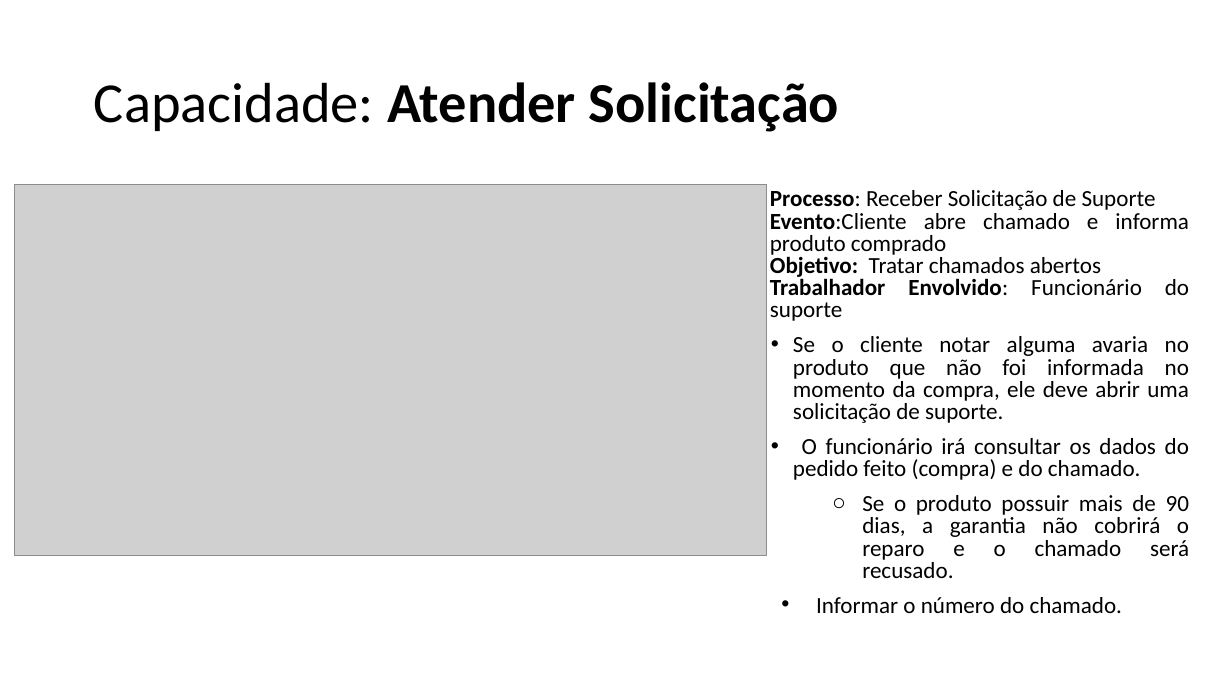
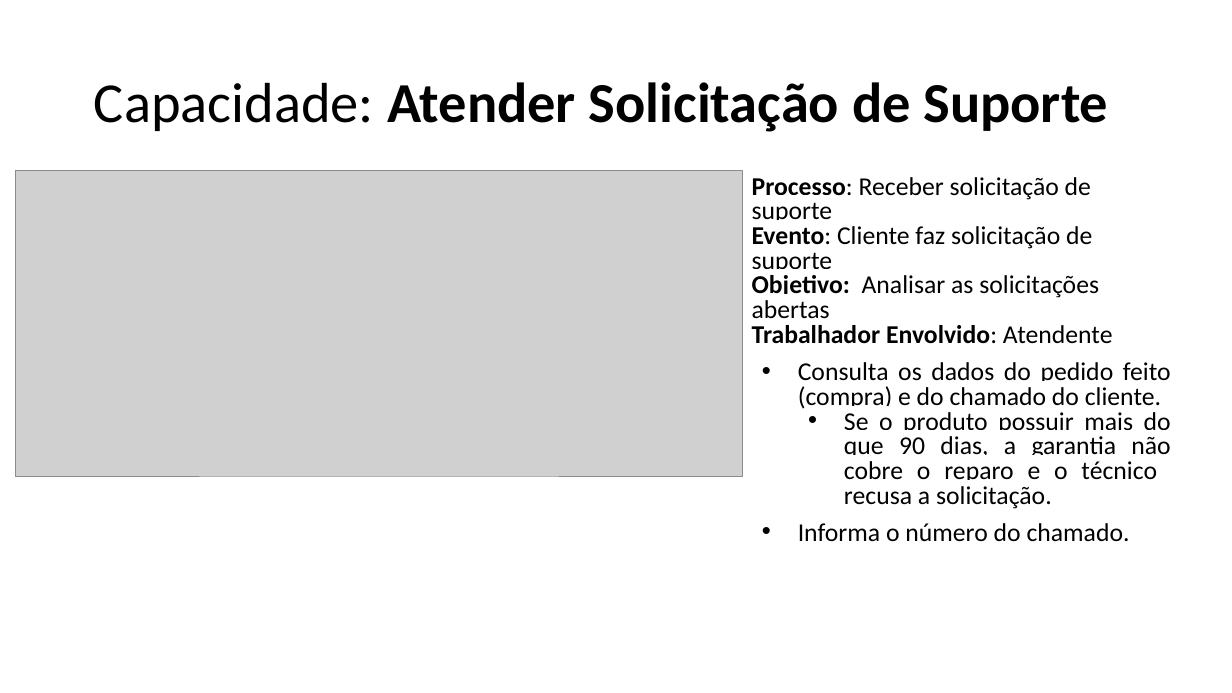
Before and after one commit to emersonsoaresdasilva/projeto-ope, a slide deck: slide 10 of 18-Descrição dos Processos de Negócio.pptx (slide 13 before the commit). Drawn at 1232x693 pixels with LibreOffice and Linux fonts; fonts in the diff are those of the drawing; grey boxes stand for pictures. Boxes give left, top, right and bottom in pixels: in the first picture for what was removed or moved away, otherwise in the second. Text is boxed around its words. In the diff, an @@ line names an element or a change of style, - is before the commit and + after.

```diff
--- a/18-Descrição dos Processos de Negócio.pptx
+++ b/18-Descrição dos Processos de Negócio.pptx
@@ title at (x1=94, y1=82, x2=1108, y2=132): text changed @@
-Capacidade: Atender Solicitação
+Capacidade: Atender Solicitação de Suporte
@@ picture resized from (x1=15, y1=185, x2=767, y2=556) to (x1=16, y1=171, x2=743, y2=476) @@
@@ text at (x1=752, y1=177, x2=1171, y2=542): text changed; size 18 to 20 pt @@
-Processo: Receber Solicitação de Suporte
-Evento:Cliente abre chamado e informa produto comprado
-Objetivo: Tratar chamados abertos
-Trabalhador Envolvido: Funcionário do suporte
-• Se o cliente notar alguma avaria no produto que não foi informada no momento da compra, ele deve abrir uma solicitação de suporte.
-• O funcionário irá consultar os dados do pedido feito (compra) e do chamado.
-  ○ Se o produto possuir mais de 90 dias, a garantia não cobrirá o reparo e o chamado será recusado.
-• Informar o número do chamado.
+Processo: Receber solicitação de suporte
+Evento: Cliente faz solicitação de suporte
+Objetivo: Analisar as solicitações abertas
+Trabalhador Envolvido: Atendente
+• Consulta os dados do pedido feito (compra) e do chamado do cliente.
+  • Se o produto possuir mais do que 90 dias, a garantia não cobre o reparo e o técnico recusa a solicitação.
+• Informa o número do chamado.
```
Also in this commit, not shown: 9 other slides changed, 19 slides added, 12 slides removed, 53 other files.
